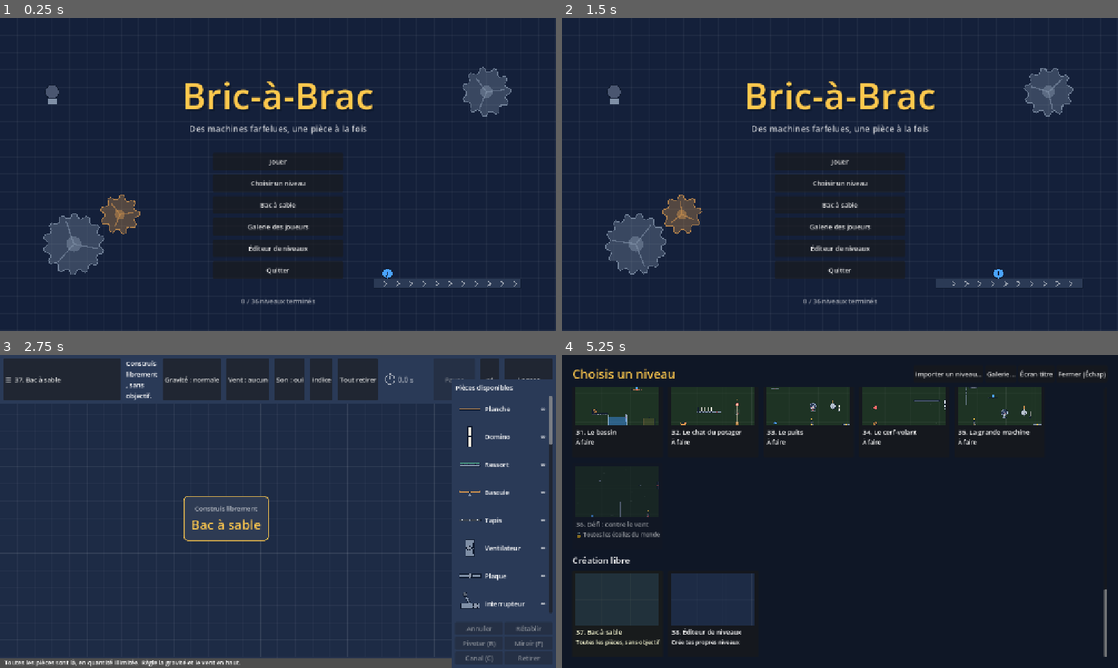
Above: before the commit, frames 1-4 (two rows, left to right).
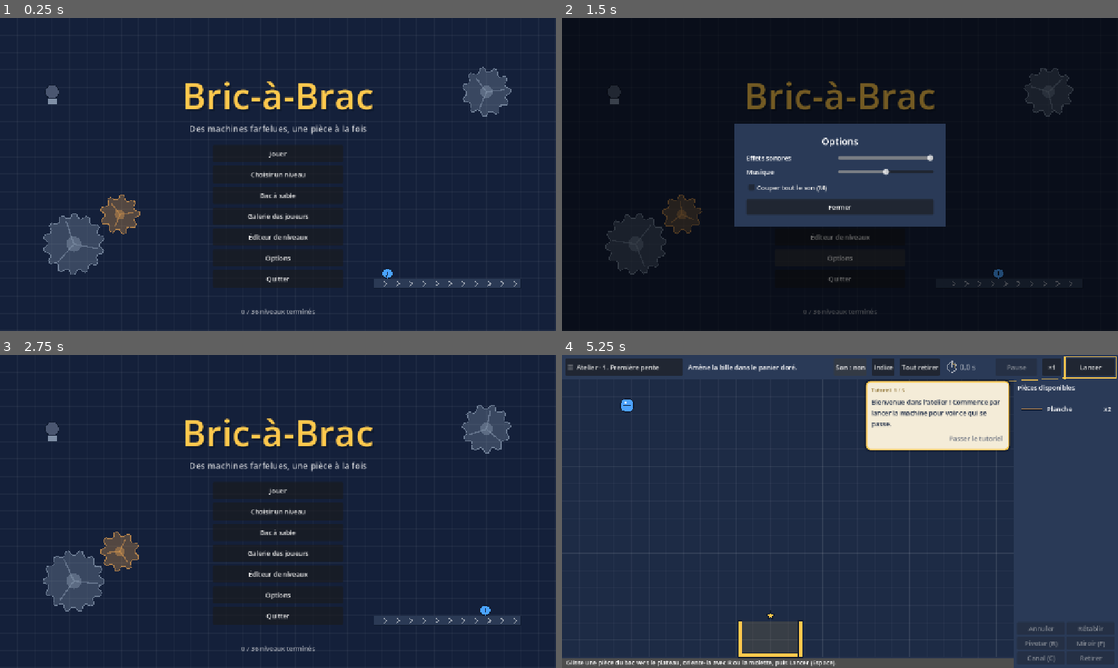
Above: after the commit, the same moments.

Repository: HackTechDev/bricabrac
Game: Godot game, scene res://scenes/main.tscn
Same seed, same stepped clock (60 frames per second), same inputs: the game is played once before the commit and once after it.
Inputs (mouse positions are in pixels of both pictures, inside the frame that each line leads up to):
- Up to frame 1 (0.25 s): no input
- Up to frame 2 (1.5 s): click "☰ Atelier · 1. Première pente" at 0.5 s; click (840, 259) at 1.25 s, where only the run after the commit has a clickable "Options"
- Up to frame 3 (2.75 s): click (278, 542) at 2 s, where only the run after the commit has a clickable "Fermer"
- Up to frame 4 (5.25 s): click "☰ 37. Bac à sable" (after the commit: "☰ Atelier · 1. Première pente") at 2.75 s; click (840, 489) at 3.5 s, where only the run after the commit has a clickable "Jouer"; click (756, 380) at 4.25 s, where only the run before the commit has a clickable "Gravité : normale"; click "Son : oui" at 5 s

The runs differ from the first frame. In frame 1, 1.6% of the frame differs, in the area x 38-62%, y 40-95%; in frame 2, 94%, in the area x 0-100%, y 0-100%; in frame 3, 34%; in frame 4, 92%.

Commit message:
Musique d'atelier, volumes séparés et sons continus des machines
Une boucle de boîte à musique composée par le code joue sur son propre bus ;
la fenêtre d'options (O, ou depuis l'écran titre) règle séparément les effets
et la musique. Le tapis et le ventilateur ronronnent tant qu'ils tournent.

Co-Authored-By: Claude Opus 5.5 <noreply@anthropic.com>

Diff:
--- a/scripts/board.gd
+++ b/scripts/board.gd
@@ -376,6 +376,7 @@
 	_blow()
 	_solve_gears()
 	_record_trails()
+	_update_hums()
 	if has_won:
 		return
 	elapsed += delta
@@ -388,6 +389,20 @@
 	if goals > 0:
 		has_won = true
 		won.emit()
+
+
+## Sons continus : un par sorte de machine en marche (tapis, ventilateurs).
+func _update_hums() -> void:
+	var belts := 0
+	var fans := 0
+	for part in parts:
+		if part.powered:
+			if part is ConveyorPart:
+				belts += 1
+			elif part is FanPart:
+				fans += 1
+	sfx.set_hum("belt", belts)
+	sfx.set_hum("fan", fans)
 
 
 func _rebuild(run: bool) -> void:
@@ -401,6 +416,7 @@
 	elapsed = 0.0
 	channel_on = [true, false, false, false]
 	effects.clear()
+	sfx.stop_hums()
 	for part in parts:
 		_part_layer.remove_child(part)
 		part.queue_free()
--- a/scripts/main.gd
+++ b/scripts/main.gd
@@ -49,6 +49,12 @@
 var rope_from_off := Vector2.ZERO
 var rope_via: Array = []
 var muted := false
+## Volumes de 0 à 1, réglés dans les options.
+var sfx_volume := 1.0
+var music_volume := 0.5
+var music: Music
+var options: OptionsPanel
+var _mute_check: CheckBox
 
 var histories := {}
 var saved_layouts := {}
@@ -184,7 +190,12 @@
 	title_screen.sandbox.connect(func() -> void: _enter(_index_of("bac_a_sable")))
 	title_screen.editor.connect(func() -> void: _enter(editor_index()))
 	title_screen.gallery.connect(open_gallery)
+	title_screen.options.connect(open_options)
 	title_screen.hide()
+	music = Music.new()
+	add_child(music)
+	_build_options()
+	_apply_volumes()
 	editor.load_from(_editor_draft)
 	load_level(_first_unsolved())
 	if show_title:
@@ -437,7 +448,7 @@
 
 
 func _handle_key(event: InputEventKey) -> void:
-	if title_screen.is_open():
+	if title_screen.is_open() or options.visible:
 		return
 	if gallery_screen.visible:
 		if event.keycode == KEY_ESCAPE:
@@ -474,6 +485,8 @@
 			cycle_speed()
 		KEY_TAB:
 			open_level_select()
+		KEY_O:
+			open_options()
 		KEY_G:
 			_toggle_goal()
 		KEY_ESCAPE:
@@ -1659,6 +1672,36 @@
 
 # --- Progression ----------------------------------------------------------------
 
+# --- Options -------------------------------------------------------------------
+
+func _build_options() -> void:
+	options = OptionsPanel.new()
+	add_child(options)
+	options.add_slider("Effets sonores", sfx_volume, func(v: float) -> void:
+		sfx_volume = v
+		_apply_volumes()
+		board.sfx.play("tick"))
+	options.add_slider("Musique", music_volume, func(v: float) -> void:
+		music_volume = v
+		_apply_volumes())
+	_mute_check = options.add_check("Couper tout le son (M)", muted, func(on: bool) -> void:
+		if on != muted:
+			_toggle_sound())
+	options.closed.connect(_save_progress)
+
+
+func open_options() -> void:
+	_stop_drag()
+	_hide_tooltip()
+	_mute_check.set_pressed_no_signal(muted)
+	options.open()
+
+
+func _apply_volumes() -> void:
+	Sfx.set_volume(Sfx.BUS_EFFECTS, sfx_volume)
+	Sfx.set_volume(Sfx.BUS_MUSIC, music_volume)
+
+
 func _toggle_sound() -> void:
 	muted = not muted
 	_refresh_controls()
@@ -1680,6 +1723,8 @@
 		for id: String in cfg.get_value("progress", "completed", []):
 			completed[id] = true
 		muted = cfg.get_value("settings", "muted", false)
+		sfx_volume = cfg.get_value("settings", "sfx_volume", 1.0)
+		music_volume = cfg.get_value("settings", "music_volume", 0.5)
 		saved_layouts = cfg.get_value("layouts", "by_level", {})
 		attempts = cfg.get_value("progress", "attempts", {})
 		for id: String in cfg.get_value("progress", "tutorials", []):
@@ -1734,6 +1779,8 @@
 	cfg.set_value("progress", "hints", hint_levels)
 	cfg.set_value("progress", "records", records)
 	cfg.set_value("settings", "muted", muted)
+	cfg.set_value("settings", "sfx_volume", sfx_volume)
+	cfg.set_value("settings", "music_volume", music_volume)
 	cfg.set_value("layouts", "by_level", saved_layouts)
 	if editor != null:
 		var draft := {"id": editor.custom_id, "name": editor.name_edit.text,
--- /dev/null
+++ b/scripts/music.gd
@@ -0,0 +1,101 @@
+class_name Music
+extends AudioStreamPlayer
+## Musique d'atelier discrète : une boîte à musique sur une basse et des nappes douces, en boucle
+## de 20 secondes, composée par le code. Elle se calcule en arrière-plan au premier lancement.
+
+const RATE := 11025
+const BEAT := 0.625
+const BAR := BEAT * 4.0
+## La mineur, fa, do, sol, puis la mineur, ré mineur, fa, mi : fondamentale et accord (Hz).
+const CHORDS: Array = [
+	[110.0, [220.0, 261.63, 329.63]],
+	[87.31, [174.61, 220.0, 261.63]],
+	[130.81, [196.0, 261.63, 329.63]],
+	[98.0, [196.0, 246.94, 293.66]],
+	[110.0, [220.0, 261.63, 329.63]],
+	[73.42, [174.61, 220.0, 293.66]],
+	[87.31, [174.61, 220.0, 261.63]],
+	[82.41, [207.65, 246.94, 329.63]],
+]
+## Motif de la boîte à musique, en croches : indice de note de l'accord (une octave plus haut),
+## -1 pour un silence.
+const PATTERN: Array[int] = [0, 2, 1, 2, -1, 2, 1, 0]
+
+static var _stream: AudioStreamWAV
+static var _thread: Thread
+
+
+func _ready() -> void:
+	Sfx.ensure_buses()
+	bus = Sfx.BUS_MUSIC
+	volume_db = -6.0
+	# Sans écran (tests), pas de musique : son calcul ralentirait chaque lancement.
+	if DisplayServer.get_name() == "headless":
+		return
+	if _stream != null:
+		_start()
+	elif _thread == null:
+		_thread = Thread.new()
+		_thread.start(Music._compose)
+		set_process(true)
+
+
+func _process(_delta: float) -> void:
+	if _thread != null and not _thread.is_alive():
+		_stream = _thread.wait_to_finish()
+		_thread = null
+	if _stream != null:
+		set_process(false)
+		_start()
+
+
+func _exit_tree() -> void:
+	if _thread != null:
+		_stream = _thread.wait_to_finish()
+		_thread = null
+
+
+func _start() -> void:
+	stream = _stream
+	play()
+
+
+static func _compose() -> AudioStreamWAV:
+	var length := int(BAR * CHORDS.size() * RATE)
+	var mix := PackedFloat32Array()
+	mix.resize(length)
+	for bar in CHORDS.size():
+		var root: float = CHORDS[bar][0]
+		var notes: Array = CHORDS[bar][1]
+		var start := bar * BAR
+		_note(mix, start, BAR * 0.9, root, 0.45, 2.0, "sine")
+		_note(mix, start + BEAT * 2.0, BAR * 0.45, root, 0.3, 3.0, "sine")
+		for f: float in notes:
+			_note(mix, start, BAR, f, 0.07, 0.5, "tri")
+		for step in PATTERN.size():
+			var index := PATTERN[step]
+			if index >= 0 and not (bar % 4 == 3 and step >= 6):
+				_note(mix, start + step * BEAT / 2.0, 0.9, notes[index] * 2.0, 0.22, 5.0, "bell")
+	var wav := Sfx._to_wav(mix, 0.6, RATE)
+	wav.loop_mode = AudioStreamWAV.LOOP_FORWARD
+	wav.loop_end = length
+	return wav
+
+
+static func _note(mix: PackedFloat32Array, start: float, duration: float, freq: float, level: float,
+		decay: float, shape: String) -> void:
+	var first := int(start * RATE)
+	var count := int(duration * RATE)
+	var length := int(BAR * CHORDS.size() * RATE)
+	for i in count:
+		var t := float(i) / RATE
+		var phase := fposmod(t * freq, 1.0)
+		var sample: float
+		match shape:
+			"tri": sample = 4.0 * absf(phase - 0.5) - 1.0
+			"bell": sample = sin(phase * TAU) + 0.3 * sin(phase * TAU * 3.0) * exp(-8.0 * t)
+			_: sample = sin(phase * TAU)
+		# Les notes qui dépassent la fin de la boucle reprennent au début : pas de couture.
+		var attack := minf(t / (0.15 if shape == "tri" else 0.004), 1.0)
+		var release := minf((duration - t) / 0.05, 1.0)
+		mix[(first + i) % length] += sample * level * exp(-decay * t) * attack * release
--- /dev/null
+++ b/scripts/options_panel.gd
@@ -0,0 +1,120 @@
+class_name OptionsPanel
+extends Control
+## Fenêtre d'options : volumes, langue, accessibilité. Chaque réglage appelle sa fonction dès
+## qu'il change ; Échap ou « Fermer » referment la fenêtre.
+
+signal closed
+
+var _rows: VBoxContainer
+var _title: Label
+var _close: Button
+
+
+func _init() -> void:
+	position = Vector2.ZERO
+	size = Vector2(1280, 720)
+	mouse_filter = Control.MOUSE_FILTER_STOP
+	z_index = 70  # Au-dessus de l'écran titre.
+	var dim := ColorRect.new()
+	dim.color = Color(0, 0, 0, 0.55)
+	dim.size = size
+	dim.mouse_filter = Control.MOUSE_FILTER_IGNORE
+	add_child(dim)
+	var panel := PanelContainer.new()
+	panel.custom_minimum_size = Vector2(460, 0)
+	add_child(panel)
+	var margin := MarginContainer.new()
+	for side: String in ["left", "right", "top", "bottom"]:
+		margin.add_theme_constant_override("margin_" + side, 18)
+	panel.add_child(margin)
+	var box := VBoxContainer.new()
+	box.add_theme_constant_override("separation", 12)
+	margin.add_child(box)
+	_title = Label.new()
+	_title.text = "Options"
+	_title.add_theme_font_size_override("font_size", 22)
+	_title.horizontal_alignment = HORIZONTAL_ALIGNMENT_CENTER
+	box.add_child(_title)
+	_rows = VBoxContainer.new()
+	_rows.add_theme_constant_override("separation", 10)
+	box.add_child(_rows)
+	_close = Button.new()
+	_close.text = "Fermer"
+	_close.focus_mode = Control.FOCUS_NONE
+	_close.custom_minimum_size.y = 36
+	_close.pressed.connect(close)
+	box.add_child(_close)
+	panel.resized.connect(func() -> void: panel.position = (size - panel.size) / 2.0)
+	hide()
+
+
+func open() -> void:
+	show()
+
+
+func close() -> void:
+	if visible:
+		hide()
+		closed.emit()
+
+
+## Curseur de 0 à 100 % ; `on_change` reçoit une valeur de 0 à 1.
+func add_slider(label: String, value: float, on_change: Callable) -> HSlider:
+	var slider := HSlider.new()
+	slider.min_value = 0.0
+	slider.max_value = 1.0
+	slider.step = 0.05
+	slider.value = value
+	slider.focus_mode = Control.FOCUS_NONE
+	slider.custom_minimum_size.x = 220
+	slider.size_flags_vertical = Control.SIZE_SHRINK_CENTER
+	slider.value_changed.connect(on_change)
+	_add_row(label, slider)
+	return slider
+
+
+func add_check(label: String, value: bool, on_change: Callable) -> CheckBox:
+	var check := CheckBox.new()
+	check.text = label
+	check.button_pressed = value
+	check.focus_mode = Control.FOCUS_NONE
+	check.toggled.connect(on_change)
+	_rows.add_child(check)
+	return check
+
+
+func add_choice(label: String, items: PackedStringArray, index: int, on_change: Callable) -> OptionButton:
+	var choice := OptionButton.new()
+	for item in items:
+		choice.add_item(item)
+	choice.select(index)
+	choice.focus_mode = Control.FOCUS_NONE
+	choice.custom_minimum_size.x = 220
+	choice.item_selected.connect(on_change)
+	_add_row(label, choice)
+	return choice
+
+
+func set_texts(title: String, close_text: String) -> void:
+	_title.text = title
+	_close.text = close_text
+
+
+func _add_row(label: String, control: Control) -> void:
+	var row := HBoxContainer.new()
+	row.add_theme_constant_override("separation", 12)
+	var name_label := Label.new()
+	name_label.text = label
+	name_label.custom_minimum_size.x = 200
+	row.add_child(name_label)
+	row.add_child(control)
+	_rows.add_child(row)
+
+
+## Tant qu'elle est ouverte, la fenêtre garde le clavier : Échap la ferme, le reste est ignoré.
+func _unhandled_key_input(event: InputEvent) -> void:
+	if not visible or not event is InputEventKey:
+		return
+	get_viewport().set_input_as_handled()
+	if event.pressed and event.keycode == KEY_ESCAPE:
+		close()
--- a/scripts/sfx.gd
+++ b/scripts/sfx.gd
@@ -5,6 +5,11 @@
 const RATE := 22050
 const VOICES := 12
 const MIN_INTERVAL_MS := 45
+## Bus audio : les effets et la musique se règlent séparément ; le bus principal coupe tout.
+const BUS_EFFECTS := "Effets"
+const BUS_MUSIC := "Musique"
+## Sons continus des machines, en boucle tant qu'elles tournent.
+const HUMS := ["belt", "fan"]
 
 ## Nombre de demandes par son, y compris celles coupées par la limite de fréquence.
 var counts := {}
@@ -14,17 +19,65 @@
 static var _bank := {}
 
 var _players: Array[AudioStreamPlayer] = []
+var _hums := {}
+## Nombre de machines qui font tourner chaque son continu.
+var hum_counts := {}
 var _last_played := {}
 var _rng := RandomNumberGenerator.new()
 
 
 func _ready() -> void:
+	Sfx.ensure_buses()
 	if _bank.is_empty():
 		_bank = Sfx.build_bank()
 	for i in VOICES:
 		var player := AudioStreamPlayer.new()
+		player.bus = BUS_EFFECTS
 		add_child(player)
 		_players.append(player)
+	for hum: String in HUMS:
+		var player := AudioStreamPlayer.new()
+		player.bus = BUS_EFFECTS
+		player.stream = _bank[hum]
+		add_child(player)
+		_hums[hum] = player
+		hum_counts[hum] = 0
+
+
+## Crée les bus Effets et Musique, reliés au bus principal, s'ils n'existent pas encore.
+static func ensure_buses() -> void:
+	for bus: String in [BUS_EFFECTS, BUS_MUSIC]:
+		if AudioServer.get_bus_index(bus) == -1:
+			AudioServer.add_bus()
+			var index := AudioServer.bus_count - 1
+			AudioServer.set_bus_name(index, bus)
+			AudioServer.set_bus_send(index, "Master")
+
+
+static func set_volume(bus: String, volume: float) -> void:
+	ensure_buses()
+	var index := AudioServer.get_bus_index(bus)
+	AudioServer.set_bus_volume_db(index, linear_to_db(maxf(volume, 0.0001)))
+	AudioServer.set_bus_mute(index, volume <= 0.0)
+
+
+## Son continu `hum` porté par `count` machines : plus il y en a, plus il est fort (un peu).
+func set_hum(hum: String, count: int) -> void:
+	if hum_counts.get(hum, 0) == count:
+		return
+	hum_counts[hum] = count
+	var player: AudioStreamPlayer = _hums[hum]
+	if count <= 0 or silent:
+		player.stop()
+		return
+	player.volume_db = linear_to_db(minf(0.14 + 0.04 * (count - 1), 0.25))
+	if not player.playing:
+		player.play()
+
+
+func stop_hums() -> void:
+	for hum: String in HUMS:
+		set_hum(hum, 0)
 
 
 func play(sound: String, volume := 1.0) -> void:
@@ -78,7 +131,54 @@
 		var hold := 0.5 if i == pitches.size() - 1 else 0.2
 		notes.append([hold, pitches[i], pitches[i], 0.7, 5.0, "tri", i * 0.13])
 	bank["win"] = _render(notes)
+	bank["belt"] = _render_loop(1.0, _belt_sample)
+	bank["fan"] = _render_loop(1.0, _fan_sample)
 	return bank
+
+
+## Boucle sans couture : les fréquences sont des multiples de 1 / durée, et le bruit est lissé.
+static func _render_loop(duration: float, sample: Callable) -> AudioStreamWAV:
+	var count := int(duration * RATE)
+	var rng := RandomNumberGenerator.new()
+	rng.seed = 3
+	var state := {"smooth": 0.0, "slow": 0.0}
+	var mix := PackedFloat32Array()
+	mix.resize(count)
+	for i in count:
+		mix[i] = sample.call(float(i) / RATE, rng, state)
+	var wav := _to_wav(mix, 0.8)
+	wav.loop_mode = AudioStreamWAV.LOOP_FORWARD
+	wav.loop_end = count
+	return wav
+
+
+## Tapis : grondement grave et cliquetis régulier des lattes.
+static func _belt_sample(t: float, rng: RandomNumberGenerator, state: Dictionary) -> float:
+	state.smooth += 0.3 * (rng.randf_range(-1.0, 1.0) - state.smooth)
+	var clack := pow(1.0 - fposmod(t * 6.0, 1.0), 12.0)
+	return 0.35 * (4.0 * absf(fposmod(t * 55.0, 1.0) - 0.5) - 1.0) + state.smooth * (0.25 + 1.2 * clack)
+
+
+## Ventilateur : souffle doux et ronronnement du moteur, modulé par les pales.
+static func _fan_sample(t: float, rng: RandomNumberGenerator, state: Dictionary) -> float:
+	state.slow += 0.08 * (rng.randf_range(-1.0, 1.0) - state.slow)
+	var blades := 0.75 + 0.25 * sin(t * TAU * 16.0)
+	return state.slow * 2.2 * blades + 0.18 * sin(t * TAU * 120.0)
+
+
+static func _to_wav(mix: PackedFloat32Array, level: float, rate := RATE) -> AudioStreamWAV:
+	var peak := 0.001
+	for s in mix:
+		peak = maxf(peak, absf(s))
+	var bytes := PackedByteArray()
+	bytes.resize(mix.size() * 2)
+	for i in mix.size():
+		bytes.encode_s16(i * 2, int(mix[i] / peak * level * 32767.0))
+	var wav := AudioStreamWAV.new()
+	wav.format = AudioStreamWAV.FORMAT_16_BITS
+	wav.mix_rate = rate
+	wav.data = bytes
+	return wav
 
 
 ## Chaque voix : durée, fréquence de départ, d'arrivée, niveau, amortissement, forme, [départ].
@@ -93,18 +193,7 @@
 	for v: Array in voices:
 		var start := int((v[6] if v.size() > 6 else 0.0) * RATE)
 		_add_voice(mix, start, v[0], v[1], v[2], v[3], v[4], v[5], rng)
-	var peak := 0.001
-	for s in mix:
-		peak = maxf(peak, absf(s))
-	var bytes := PackedByteArray()
-	bytes.resize(mix.size() * 2)
-	for i in mix.size():
-		bytes.encode_s16(i * 2, int(mix[i] / peak * 0.8 * 32767.0))
-	var wav := AudioStreamWAV.new()
-	wav.format = AudioStreamWAV.FORMAT_16_BITS
-	wav.mix_rate = RATE
-	wav.data = bytes
-	return wav
+	return _to_wav(mix, 0.8)
 
 
 static func _add_voice(mix: PackedFloat32Array, start: int, duration: float, f0: float, f1: float,
--- a/scripts/title_screen.gd
+++ b/scripts/title_screen.gd
@@ -9,6 +9,7 @@
 signal sandbox
 signal editor
 signal gallery
+signal options
 
 const BG := Color("14203a")
 const FADE := 0.3
@@ -29,9 +30,9 @@
 	mouse_filter = Control.MOUSE_FILTER_STOP
 	z_index = 60  # Au-dessus des marques d'objectif et de l'aperçu de corde du plateau.
 	_buttons = VBoxContainer.new()
-	_buttons.add_theme_constant_override("separation", 10)
+	_buttons.add_theme_constant_override("separation", 8)
 	_buttons.custom_minimum_size.x = 300
-	_buttons.position = Vector2(490, 310)
+	_buttons.position = Vector2(490, 292)
 	_buttons.size = Vector2(300, 0)
 	add_child(_buttons)
 	_play_button = _add_button("Jouer", play)
@@ -39,6 +40,7 @@
 	_add_button("Bac à sable", sandbox)
 	_add_button("Galerie des joueurs", gallery)
 	_add_button("Éditeur de niveaux", editor)
+	_add_button("Options", options, false)
 	if not OS.has_feature("web"):
 		var quit := Button.new()
 		quit.text = "Quitter"
@@ -48,19 +50,21 @@
 		_buttons.add_child(quit)
 	_progress = Label.new()
 	_progress.horizontal_alignment = HORIZONTAL_ALIGNMENT_CENTER
-	_progress.position = Vector2(340, 640)
+	_progress.position = Vector2(340, 664)
 	_progress.size = Vector2(600, 24)
 	_progress.add_theme_color_override("font_color", Color(1, 1, 1, 0.6))
 	add_child(_progress)
 
 
-func _add_button(text: String, sig: Signal) -> Button:
+## `closing` : l'écran se referme avant d'émettre le signal (les options s'ouvrent par-dessus).
+func _add_button(text: String, sig: Signal, closing := true) -> Button:
 	var button := Button.new()
 	button.text = text
 	button.focus_mode = Control.FOCUS_NONE
 	button.custom_minimum_size.y = 40
 	button.pressed.connect(func() -> void:
-		close()
+		if closing:
+			close()
 		sig.emit())
 	_buttons.add_child(button)
 	return button
--- a/tests/test_parts.gd
+++ b/tests/test_parts.gd
@@ -24,6 +24,7 @@
 	await _test_repel()
 	await _test_candle()
 	await _test_effects()
+	await _test_hums()
 	_end("PIÈCES OK")
 
 
@@ -503,3 +504,22 @@
 	await _steps(70)
 	_check("animations réduites : pas de particules", board.effects.count() == 0)
 	Effects.enabled = true
+
+
+## Sons continus : un par sorte de machine en marche, coupés à l'arrêt et quand le canal est éteint.
+func _test_hums() -> void:
+	_level([
+		{"kind": "fan", "pos": Vector2(200, 500)},
+		{"kind": "fan", "pos": Vector2(200, 300)},
+		{"kind": "conveyor", "pos": Vector2(600, 500), "channel": 1},
+	])
+	_check("sons continus : rien à l'atelier", board.sfx.hum_counts.fan == 0)
+	board.start()
+	await _steps(5)
+	_check("ventilateurs : un souffle continu (%d)" % board.sfx.hum_counts.fan, board.sfx.hum_counts.fan == 2)
+	_check("tapis éteint : silencieux", board.sfx.hum_counts.belt == 0)
+	board.activate_channel(1)
+	await _steps(5)
+	_check("tapis allumé : il ronronne", board.sfx.hum_counts.belt == 1)
+	board.stop()
+	_check("arrêt : sons continus coupés", board.sfx.hum_counts.fan == 0 and board.sfx.hum_counts.belt == 0)
--- a/tests/test_ui.gd
+++ b/tests/test_ui.gd
@@ -99,6 +99,7 @@
 	await _test_hints()
 	_test_records()
 	await _test_copy_paste()
+	await _test_options()
 
 	_finish("INTERFACE OK")
 
@@ -1227,3 +1228,27 @@
 	_check("clic dans le vide : sélection vidée", main._selection().is_empty())
 	board.set_layout([])
 	main._commit()
+
+
+## Options : touche O, volumes séparés des effets et de la musique, enregistrés.
+func _test_options() -> void:
+	await _key(KEY_O)
+	_check("touche O : options ouvertes", main.options.visible)
+	await _key(KEY_SPACE)
+	_check("options ouvertes : le clavier ne lance rien", not main.board.running)
+	var sliders: Array = main.options.find_children("*", "HSlider", true, false)
+	sliders[0].value = 0.5
+	sliders[1].value = 0.0
+	var fx := AudioServer.get_bus_index(Sfx.BUS_EFFECTS)
+	var mus := AudioServer.get_bus_index(Sfx.BUS_MUSIC)
+	_check("volume des effets appliqué", is_equal_approx(AudioServer.get_bus_volume_db(fx), linear_to_db(0.5)))
+	_check("musique à zéro : bus coupé", AudioServer.is_bus_mute(mus) and not AudioServer.is_bus_mute(fx))
+	_check("bus musique distinct des effets", main.music.bus == Sfx.BUS_MUSIC and main.board.sfx._players[0].bus == Sfx.BUS_EFFECTS)
+	await _key(KEY_ESCAPE)
+	_check("Échap : options fermées", not main.options.visible)
+	var cfg := ConfigFile.new()
+	cfg.load(SAVE)
+	_check("volumes enregistrés", cfg.get_value("settings", "sfx_volume") == 0.5 and cfg.get_value("settings", "music_volume") == 0.0)
+	sliders[0].value = 1.0
+	sliders[1].value = 0.5
+	main.options.close()
Not shown, added: scripts/music.gd.uid
Not shown, added: scripts/options_panel.gd.uid
Not shown, changed: IMPROVEMENTS.md
Not shown, changed: TUTORIAL.md
